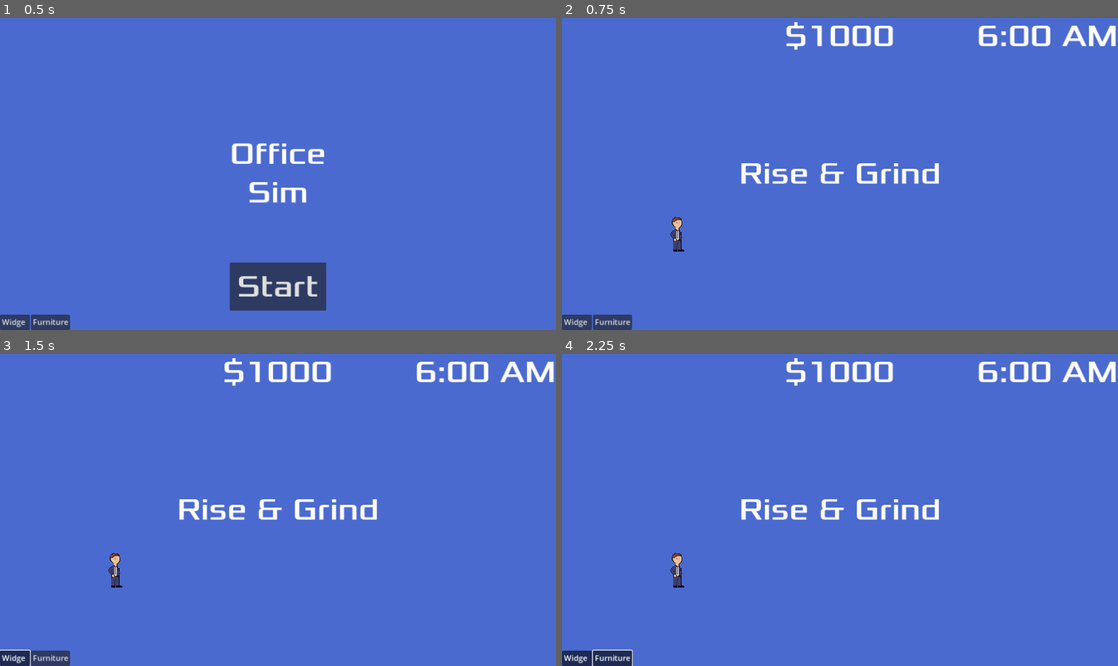
Above: before the commit, frames 1-4 (two rows, left to right).
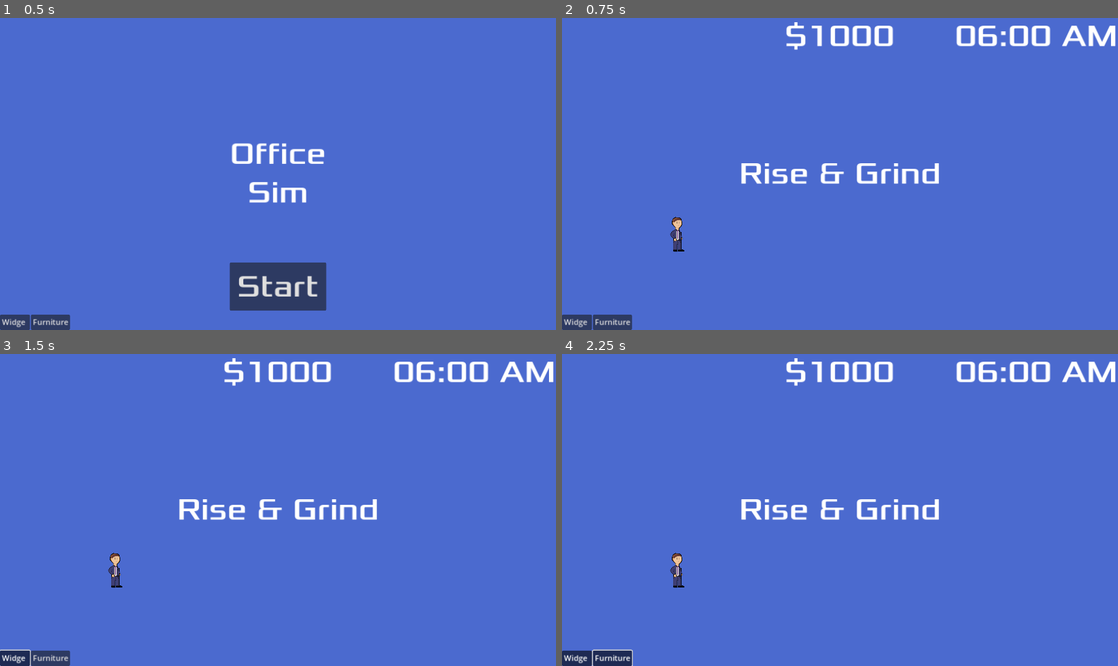
Above: after the commit, the same moments.

Repository: Final-Parsec/office-sim
Game: Godot game, scene res://main.tscn
The game is run twice, just before and just after one commit, with the same random seed, the same clock (stepped at 60 frames per second) and the same inputs.
Inputs:
- Up to frame 1 (0.5 s): no input
- Up to frame 2 (0.75 s): click "Start" at 0.5 s
- Up to frame 3 (1.5 s): click "Widget" at 1.25 s
- Up to frame 4 (2.25 s): click "Furniture" at 2 s

Frame 1 is identical in both runs. In frame 2, 0.4% of the frame differs, in the area x 70-100%, y 2-10%; in frame 3, 0.4%; in frame 4, 0.4%.

Commit message:
fix hour display and rollover for new days

Diff:
--- a/game/hud.gd
+++ b/game/hud.gd
@@ -35,6 +35,9 @@
 
 func update_time(time):
 	var meridiem_suffix = "AM" if time < 12 * 60 else "PM"
-	var display_hour = str(time / 60 if time < 12 * 60 else (time / 60 - 12))
+	var hour = time / 60 if time < 12 * 60 else (time / 60 - 12)
+	if hour == 0:
+		hour = 12
+	var display_hour = "%02d" % hour
 	var display_minute = "%02d" % (time % 60)
 	$TimeLabel.text = display_hour + ":" + display_minute + " " + meridiem_suffix
--- a/game/main.gd
+++ b/game/main.gd
@@ -40,4 +40,6 @@
 
 func _on_day_timer_timeout() -> void:
 	current_time += 5
+	if current_time >= 24 * 60:
+		current_time = 0
 	$HUD.update_time(current_time)
